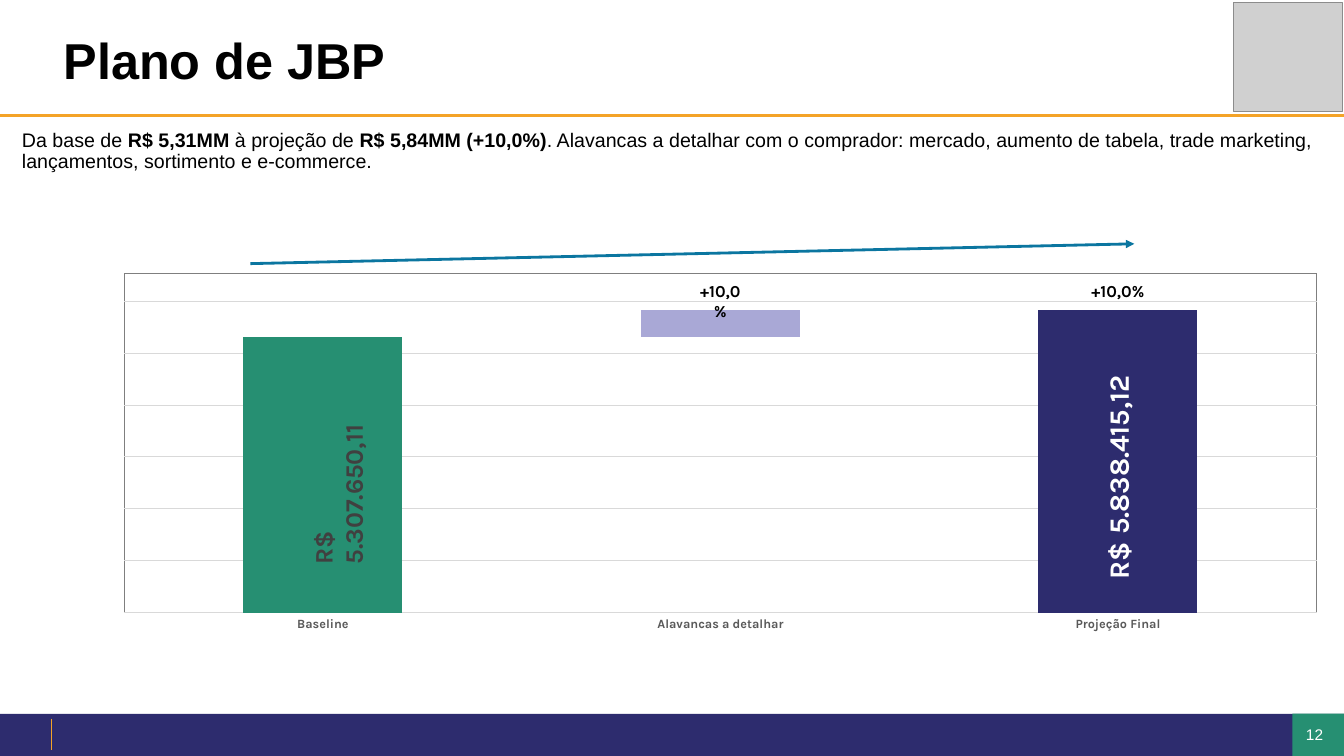
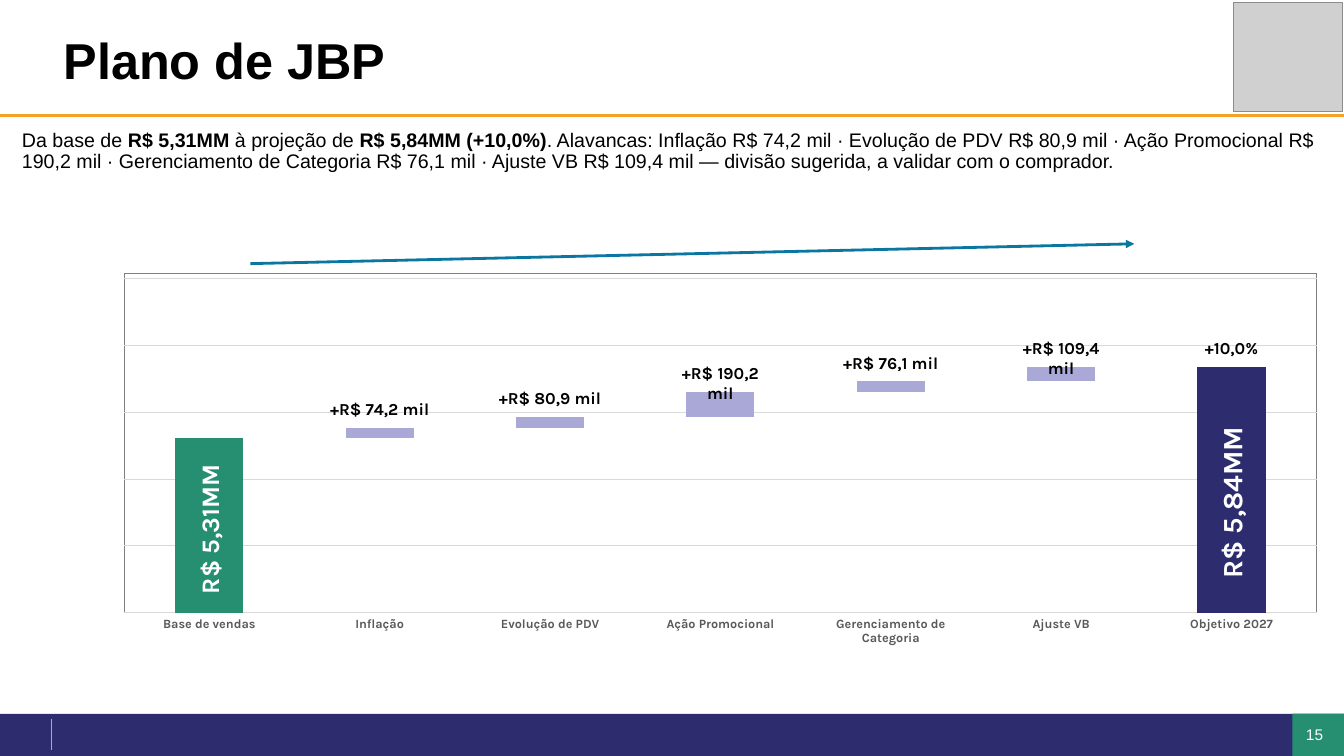
Before and after one commit to giovanoanjos27-del/Dashboard-Farma-sul, a slide deck: slide 15 of jbp/JBP2027_Panvel.pptx (slide 12 before the commit). Drawn at 1344x756 pixels with LibreOffice and Linux fonts; fonts in the diff are those of the drawing; grey boxes stand for pictures; background and template pictures are left out. Boxes give left, top, right and bottom in pixels: in the first picture for what was removed or moved away, otherwise in the second. Text is boxed around its words. In the diff, an @@ line names an element or a change of style, - is before the commit and + after.

```diff
--- a/jbp/JBP2027_Panvel.pptx
+++ b/jbp/JBP2027_Panvel.pptx
@@ text at <box>22,132,1314,172</box>: text changed @@
-Da base de R$ 5,31MM à projeção de R$ 5,84MM (+10,0%). Alavancas a detalhar com o comprador: mercado, aumento de tabela, trade marketing, lançamentos, sortimento e e-commerce.
+Da base de R$ 5,31MM à projeção de R$ 5,84MM (+10,0%). Alavancas: Inflação R$ 74,2 mil · Evolução de PDV R$ 80,9 mil · Ação Promocional R$ 190,2 mil · Gerenciamento de Categoria R$ 76,1 mil · Ajuste VB R$ 109,4 mil — divisão sugerida, a validar com o comprador.
@@ column stacked chart at <box>0,213,1339,671</box> @@
-categories: Baseline, Alavancas a detalhar, Projeção Final
+categories: Base de vendas, Inflação, Evolução de PDV, Ação Promocional, Gerenciamento de Categoria, Ajuste VB, Objetivo 2027
-Series 1: 91, 91, 100
+Series 1: 91, 91, 92, 94, 97, 98, 100
@@ data labels of Series 1 added @@
-Series 2: -, 9, -
+Series 2: -, 1, 1, 3, 1, 2, -
@@ value axis changed @@
@@ text added at <box>843,356,939,371</box>, 12 pt, text #000000, bold @@
++R$ 76,1 mil
@@ text added at <box>1023,341,1099,374</box>, 12 pt, text #000000, bold @@
++R$ 109,4 mil
@@ text "+10,0%": place and size @@
-text "+10,0%" at <box>1091,286,1144,299</box>
+text "+10,0%" at <box>1205,343,1258,356</box>
@@ text at <box>682,366,759,399</box>: text changed @@
-+10,0%
++R$ 190,2 mil
@@ text added at <box>330,402,430,417</box>, 12 pt, text #000000, bold @@
++R$ 74,2 mil
@@ text added at <box>499,391,602,406</box>, 12 pt, text #000000, bold @@
++R$ 80,9 mil
@@ text at <box>1214,437,1251,576</box>: text changed @@
-R$ 5.838.415,12
+R$ 5,84MM
@@ text at <box>193,473,226,592</box>: text changed; text colour #404040 to #FFFFFF @@
-R$ 5.307.650,11
+R$ 5,31MM
@@ page number at <box>1293,715,1337,755</box>: text changed @@
-12
+15
@@ page number at <box>1306,729,1323,740</box>: text changed @@
-12
+15
```
Also in this commit, not shown: 2 other slides changed, 3 slides added, 10 other files.
